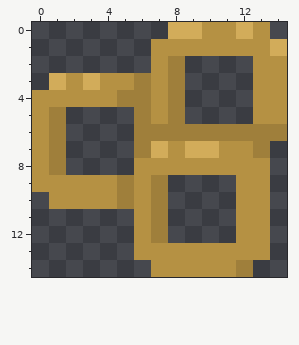
Edited in one commit: pixel-art sprite (NonogramGame/Assets/Art/Food/15x15/Onionrings.png). The picture above is the old version.
The file is 15x15 pixels.
The same view after the edit:
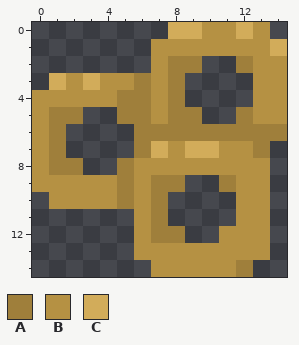
Palette (. is transparent): A #9f7f3b  B #b59143  C #d2ac5a
Diff:
@@ x 0..14 @@
  1 .......BBBBBBBC
- 2 .......BA....BB
+ 2 .......BAA..ABB
  3 .CBCBBABA....BB
  4 BBBBBAABA....BB
- 5 BA....ABA....BB
+ 5 BAA..AABAA..ABB
  6 BA....AAAAAAAAA
  7 BA....ACBCCBBA.
- 8 BA....BBBBBBBB.
- 9 BBBBBABA....BB.
+ 8 BAA..ABBBBBBBB.
+ 9 BBBBBABAA..ABB.
 10 .BBBBABA....BB.
 11 ......BA....BB.
-12 ......BA....BB.
+12 ......BAA..BBB.
 13 ......BBBBBBBB.
Changed places in both pictures, as pixel boxes (x1, y1, x2, y2):
added: (66, 56, 253, 243)
